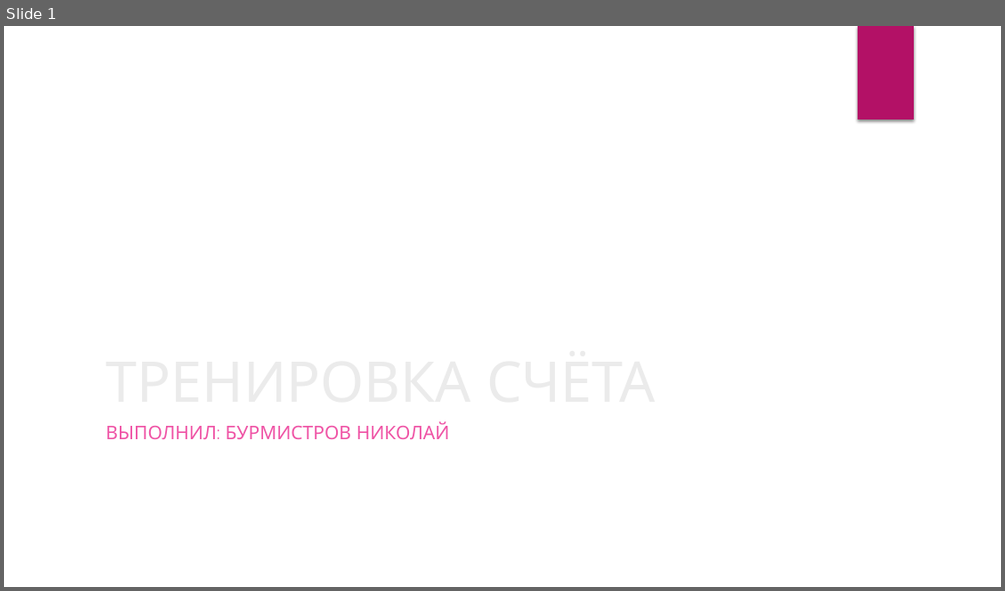
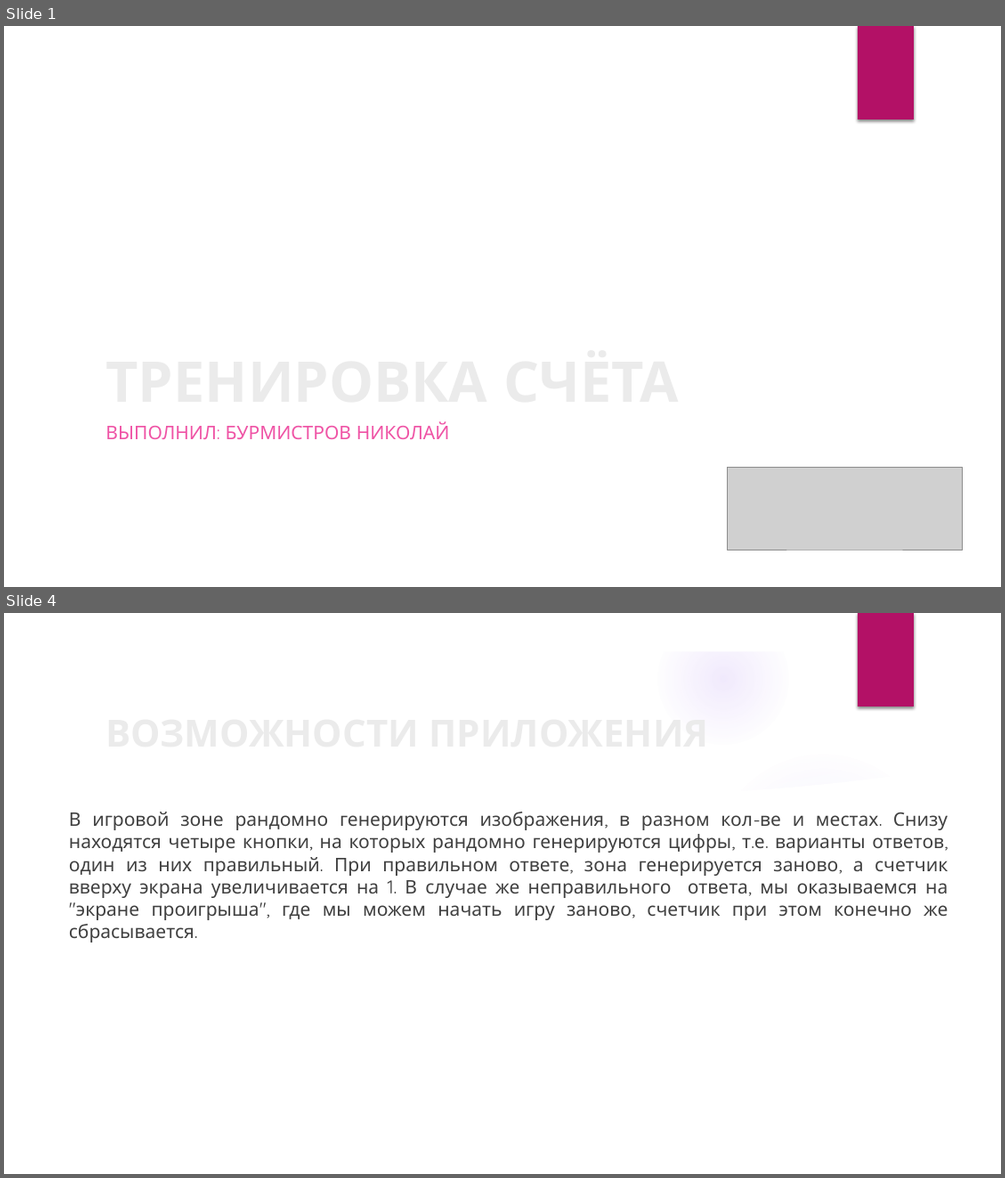
Before and after one commit to k0teykich/Project1, a slide deck: Тренировка счёта.pptx. Shown one above the other, each under a label of ours: slide 1 before the commit, slides 1 and 4 after it; the slides between them are not shown. The pictures are 1005x591 and 1005x1178 pixels, drawn with LibreOffice and Linux fonts; fonts in the diff are those of the drawing; grey boxes stand for pictures; background and template pictures are left out. Boxes give left, top, right and bottom in pixels: in the first picture for what was removed or moved away, otherwise in the second. Text is boxed around its words. In the diff, an @@ line names an element or a change of style, - is before the commit and + after.

```diff
--- a/Тренировка счёта.pptx
+++ b/Тренировка счёта.pptx
@@ slide 4 added at box(4, 613, 1001, 1174), background picture (left out); not listed: 1 template element that a slide beside it also shows @@
@@ group added at box(4, 613, 1001, 1174): 5 ellipses, 3 freeform shapes @@
@@ title added at box(98, 692, 836, 771), 36 pt, text #EBEBEB, bold @@
+ВОЗМОЖНОСТИ ПРИЛОЖЕНИЯ
@@ text added at box(69, 811, 947, 942), 18 pt, text #404040 @@
+В игровой зоне рандомно генерируются изображения, в разном кол-ве и местах. Снизу находятся четыре кнопки, на которых рандомно генерируются цифры, т.е. варианты ответов, один из них правильный. При правильном ответе, зона генерируется заново, а счетчик вверху экрана увеличивается на 1. В случае же неправильного ответа, мы оказываемся на "экране проигрыша", где мы можем начать игру заново, счетчик при этом конечно же сбрасывается.
@@ slide 1 changed as well @@
@@ title "ТРЕНИРОВКА СЧЁТА" at box(98, 198, 820, 417): bold on @@
@@ picture added at box(727, 467, 963, 549) @@
```
Also in this commit, not shown: 3 other slides changed, 2 other slides added, 1 slide removed, 11 other files.
